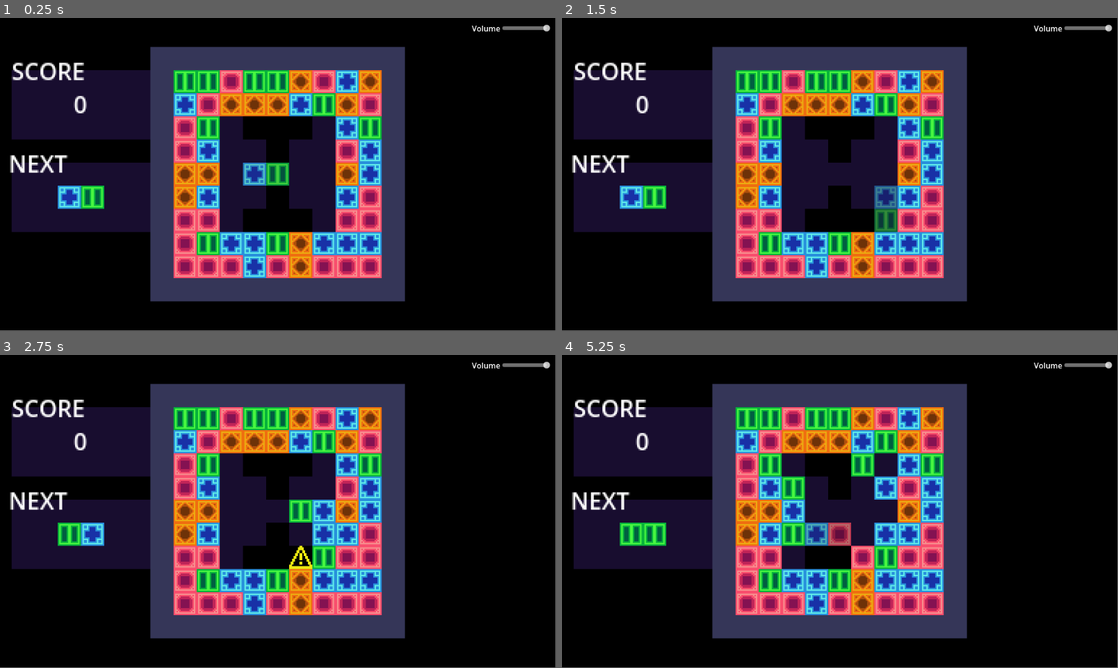
Above: before the commit, frames 1-4 (two rows, left to right).
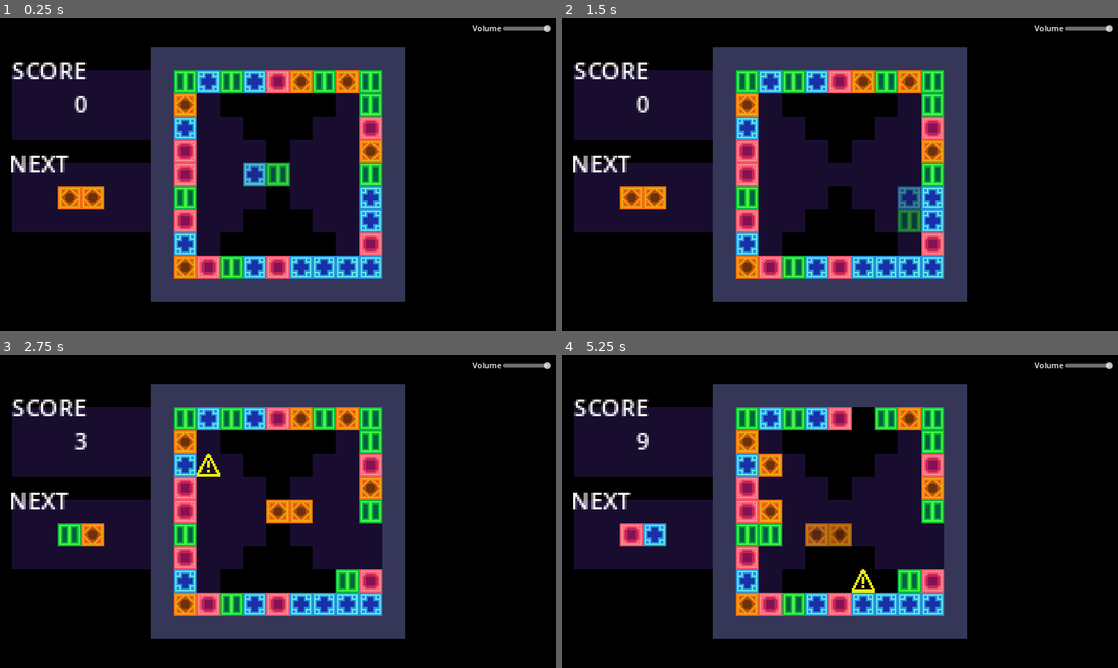
Above: after the commit, the same moments.

Repository: OwlyCode/LD54
Game: Godot game, scene res://game.tscn
Two runs of this game, one before a commit and one after it. Both use one fixed random seed, a clock stepped at 60 frames per second and the inputs below.
Inputs:
- Up to frame 1 (0.25 s): no input
- Up to frame 2 (1.5 s): hold Right (right) 0.53-1.28 s; tap X (lock) at 0.6 s; hold Down (down) from 1.28 s (still down); tap Space (rotate) at 1.35 s
- Up to frame 3 (2.75 s): release Down (down) at 2.03 s; hold Right (right) from 2.03 s (still down); tap X (lock) at 2.1 s
- Up to frame 4 (5.25 s): release Right (right) at 2.78 s; hold Up (up) 2.78-3.53 s; tap Space (rotate) at 2.85, 4.35 s; hold Left (left) 3.53-5.03 s; tap X (lock) at 3.6, 5.1 s; tap Enter at 5 s; hold Down (down) from 5.03 s (still down)
In our replay, the window is 799x449 before the commit and 800x450 after it. These sizes can differ from the game's own. Grey fills any space a smaller window leaves; there, only what the larger window draws over its background counts as a difference.

The runs differ from the first frame. In frame 1, 18% of the frame differs, in the area x 1-100%, y 2-91%; in frame 2, 18%; in frame 3, 19%; in frame 4, 21%.

Commit message:
New start

Diff:
--- a/TileMap.gd
+++ b/TileMap.gd
@@ -62,7 +62,7 @@
 
 func populate():
 	for i in range(0, Global.GRID_SIZE):
-		for j in range(0, 2):
+		for j in range(0, 1):
 			state[i][j] = Block.new_random()
 			state[j][i] = Block.new_random()
 			state[i][Global.GRID_SIZE - 1 - j] = Block.new_random()
--- a/project.godot
+++ b/project.godot
@@ -18,6 +18,11 @@
 [autoload]
 
 Global="*res://Global.gd"
+
+[display]
+
+window/stretch/mode="canvas_items"
+window/stretch/aspect="keep_width"
 
 [input]
 
